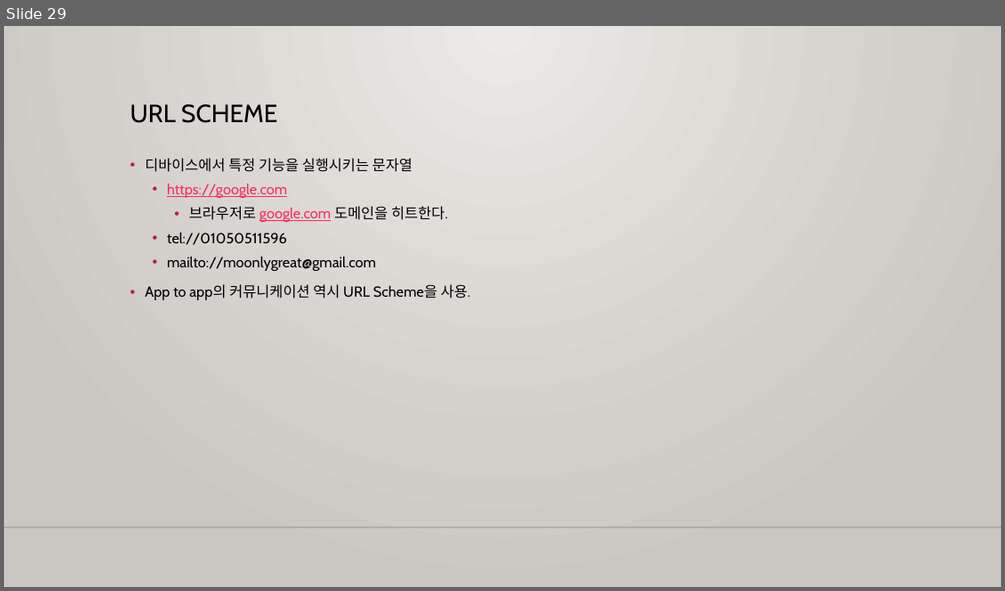
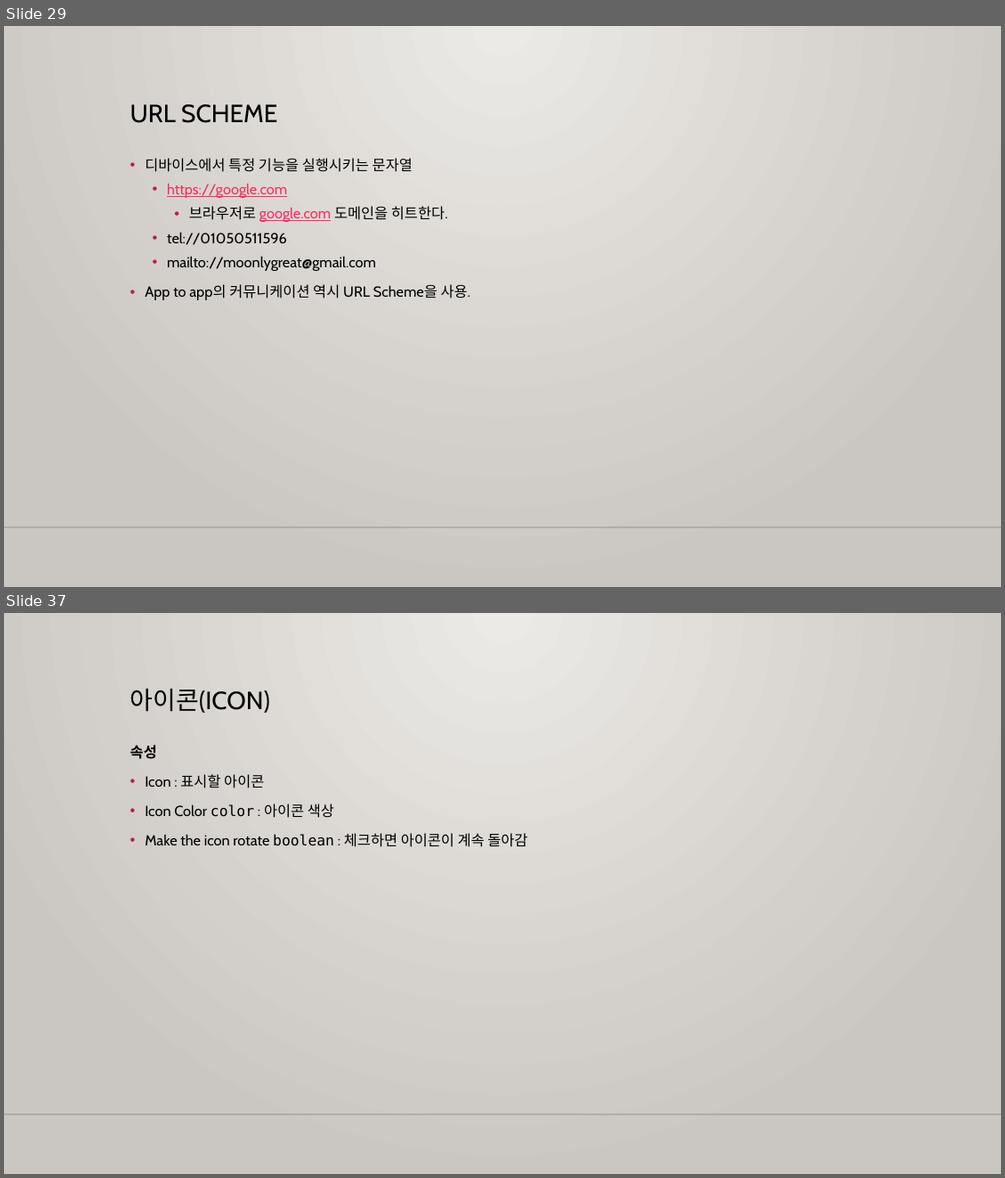
Before and after one commit to m00nlygreat/obsidian-vault, a slide deck: 노코드 엔지니어링/노코드 최강자 버블.pptx. Shown one above the other, each under a label of ours: slide 29 before the commit, slides 29 and 37 after it; the slides between them are not shown. The pictures are 1005x591 and 1005x1178 pixels, drawn with LibreOffice and Linux fonts; fonts in the diff are those of the drawing; background and template pictures are left out. Boxes give left, top, right and bottom in pixels: in the first picture for what was removed or moved away, otherwise in the second. Text is boxed around its words. In the diff, an @@ line names an element or a change of style, - is before the commit and + after.

```diff
--- a/노코드 엔지니어링/노코드 최강자 버블.pptx
+++ b/노코드 엔지니어링/노코드 최강자 버블.pptx
@@ slide 37 added at (x1=4, y1=613, x2=1001, y2=1174), background gradient #ECEAE7 to #CAC7C1; not listed: 1 template element that a slide beside it also shows @@
@@ title added at (x1=130, y1=689, x2=270, y2=713), 24 pt, text #000000 @@
+아이콘(ICON)
@@ text added at (x1=130, y1=745, x2=527, y2=847), 14 pt, text #000000 @@
+속성
+• Icon : 표시할 아이콘
+• Icon Color color : 아이콘 색상
+• Make the icon rotate boolean : 체크하면 아이콘이 계속 돌아감
```
Also in this commit, not shown: 14 other slides added, 1 other file.
